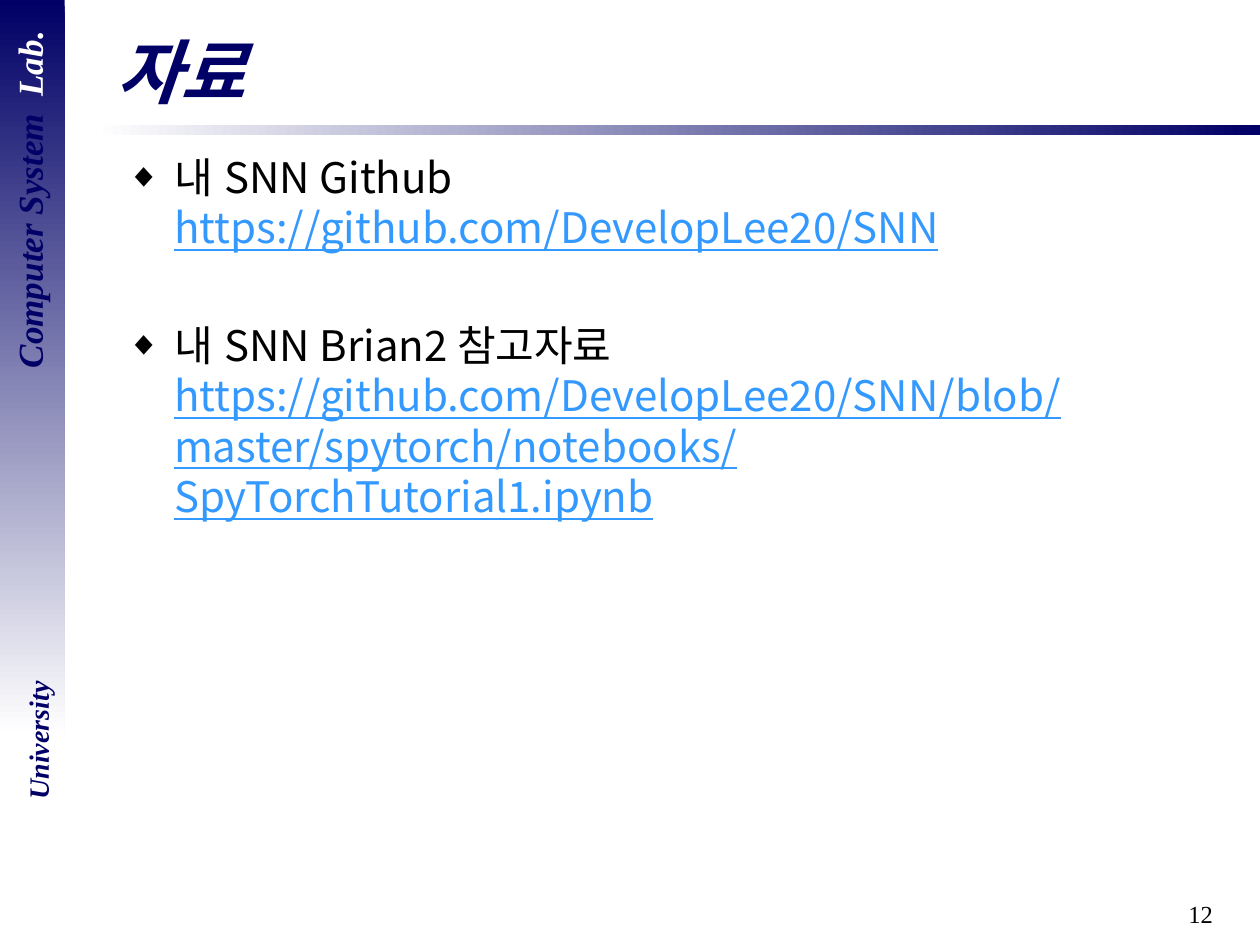
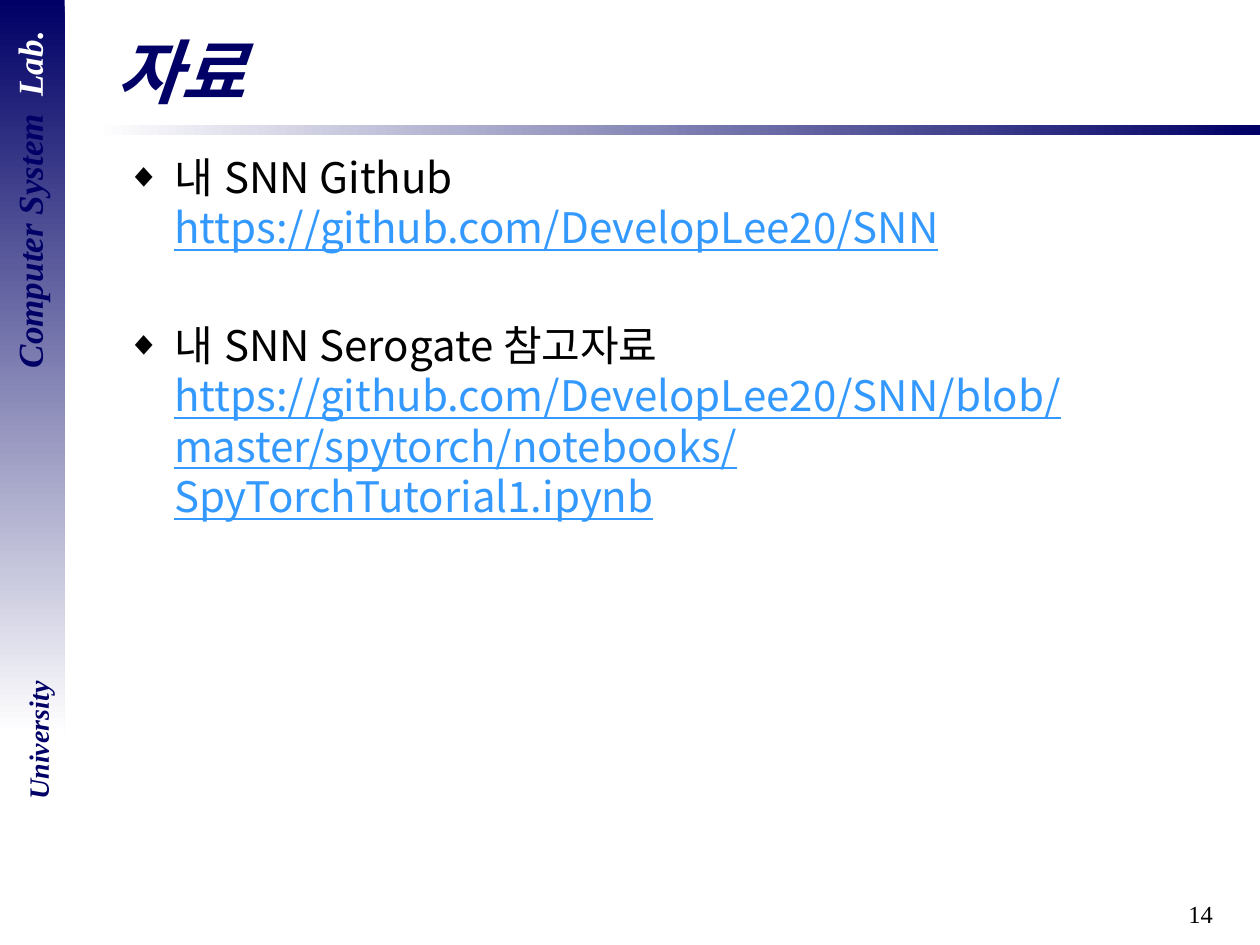
Before and after one commit to DevelopLee20/SNN, a slide deck: slide 14 of cs semina/06_Serogate-1.pptx (slide 12 before the commit). Drawn at 1260x945 pixels with LibreOffice and Linux fonts; fonts in the diff are those of the drawing; background and template pictures are left out. Boxes give left, top, right and bottom in pixels: in the first picture for what was removed or moved away, otherwise in the second. Text is boxed around its words. In the diff, an @@ line names an element or a change of style, - is before the commit and + after.

```diff
--- a/cs semina/06_Serogate-1.pptx
+++ b/cs semina/06_Serogate-1.pptx
@@ text at [174, 326, 1061, 522]: text changed @@
-◆ 내 SNN Brian2 참고자료
-  https://github.com/DevelopLee20/SNN/blob/master/spytorch/notebooks/SpyTorchTutorial1.ipynb
+◆ 내 SNN Serogate 참고자료
+  https://github.com/DevelopLee20/SNN/blob/master/spytorch/notebooks/SpyTorchTutorial1.ipynb
@@ page number at [1188, 907, 1213, 923]: text changed @@
-12
+14
```
Also in this commit, not shown: 10 other slides changed, 3 slides added, 1 other file.
